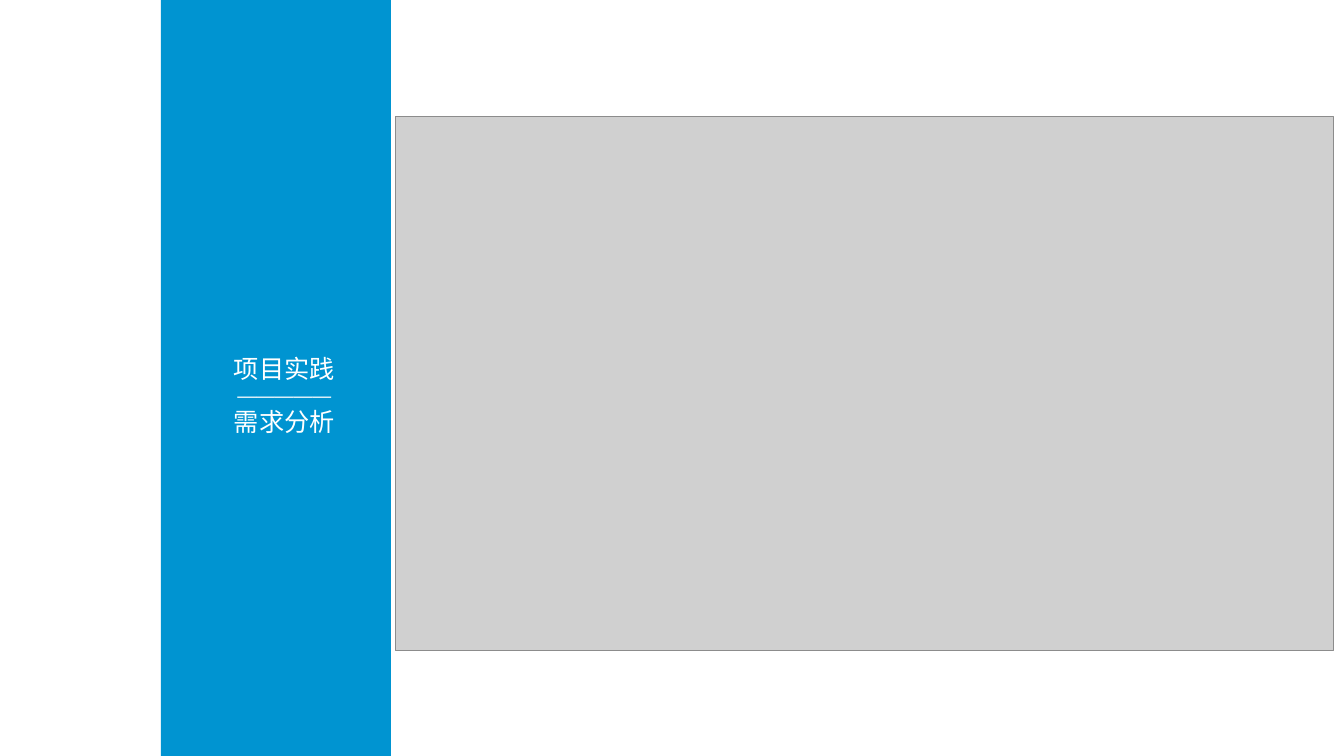
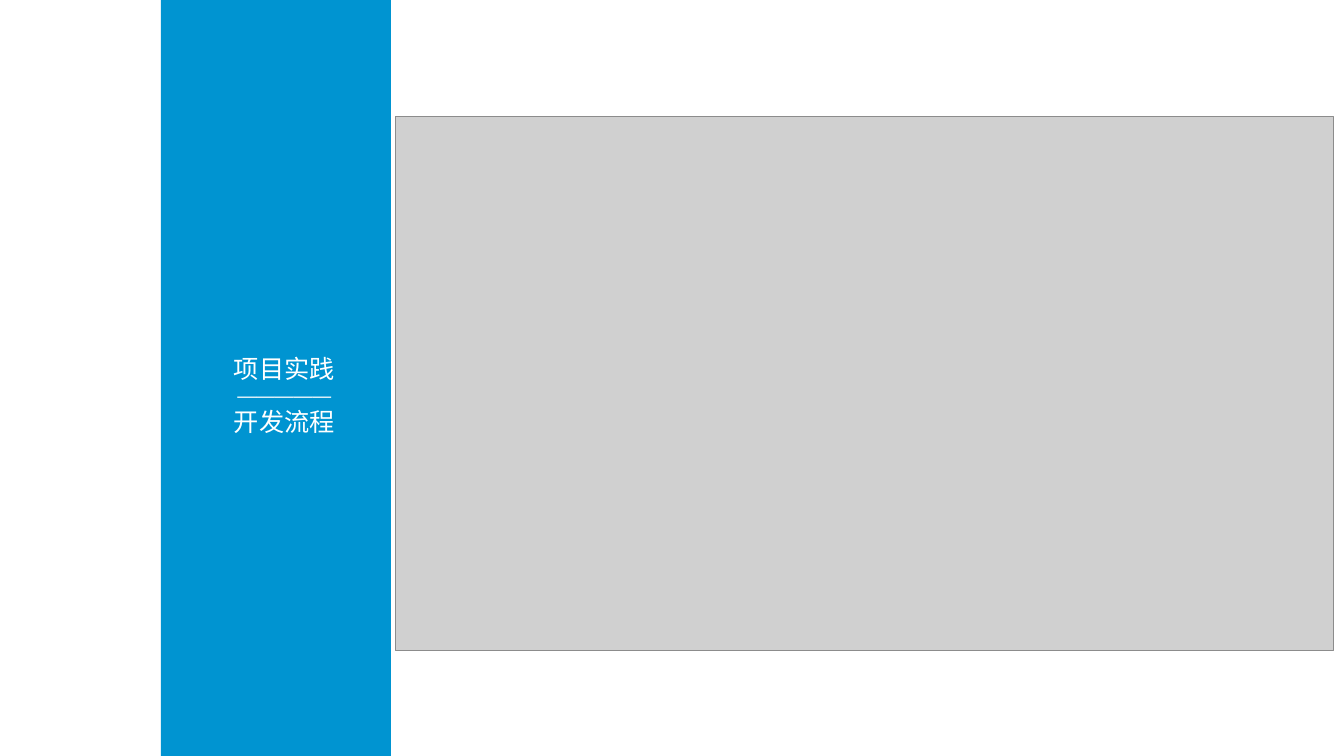
Before and after one commit to rooodorei/-, a slide deck: slide 1 of 微服务文档/bwic微服务架构v2.pptx. Drawn at 1344x756 pixels with LibreOffice and Linux fonts; fonts in the diff are those of the drawing; grey boxes stand for pictures. Boxes give left, top, right and bottom in pixels: in the first picture for what was removed or moved away, otherwise in the second. Text is boxed around its words. In the diff, an @@ line names an element or a change of style, - is before the commit and + after.

```diff
--- a/微服务文档/bwic微服务架构v2.pptx
+++ b/微服务文档/bwic微服务架构v2.pptx
@@ text at (234, 410, 335, 433): text changed @@
-需求分析
+开发流程
```
Also in this commit, not shown: 1 slide added, 26 other files.
